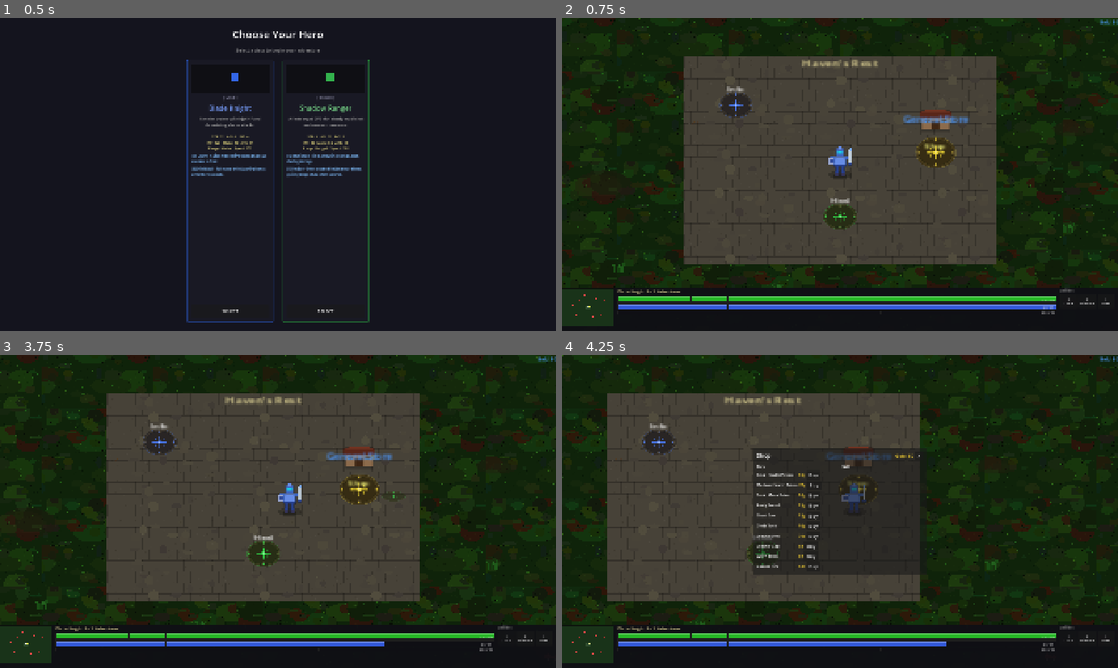
Above: before the commit, frames 1-4 (two rows, left to right).
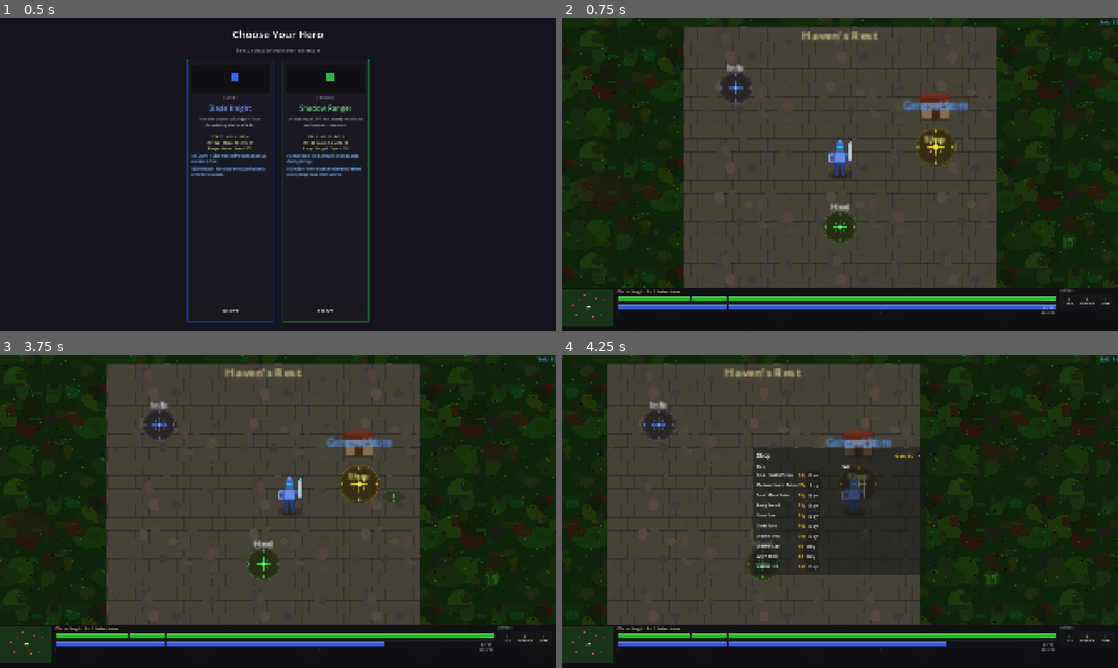
Above: after the commit, the same moments.

Repository: slxny/legends-open-rpg
Game: Godot game, scene res://scenes/main.tscn
Same seed, same stepped clock (60 frames per second), same inputs: the game is played once before the commit and once after it.
Inputs (mouse positions are in pixels of both pictures, inside the frame that each line leads up to):
- Up to frame 1 (0.5 s): no input
- Up to frame 2 (0.75 s): click "SELECT" at 0.5 s
- Up to frame 3 (3.75 s): click "Q Cleave" at 1.25 s; click "E Shield Wall" at 2 s; click "I Items" at 2.75 s; tap Enter at 3.5 s; move the mouse to (400, 495) at 3.52 s; hold D (move_right) from 3.53 s (still down); hold Q (ability_1) from 3.53 s (still down); click (400, 495) at 3.67 s
- Up to frame 4 (4.25 s): keep holding D (move_right); keep holding Q (ability_1)

Frame 1 is identical in both runs. In frame 2, 16% of the frame differs, in the area x 0-100%, y 0-87%; in frame 3, 16%; in frame 4, 15%.

Commit message:
Fix mouse targeting and replace target line with circle indicator
- Fix camera zoom from asymmetric Vector2(3.0, 2.4) to uniform Vector2(3.0, 3.0)
  to resolve mouse position getting stuck/misaligned in the center of the screen
- Remove the red Line2D targeting line drawn between player and enemy
- Keep the existing red selection circle underneath the targeted enemy as the
  sole targeting indicator

https://claude.ai/code/session_01Dfh27BWG9Vw5HJZPhEGQWV

Diff:
--- a/scenes/player/player.gd
+++ b/scenes/player/player.gd
@@ -201,7 +201,6 @@
 			enemy_sprite.modulate = Color.WHITE
 	_selected_enemy = null
 	_destroy_selection_circle()
-	_destroy_target_line()
 
 func _create_selection_circle() -> void:
 	_destroy_selection_circle()
@@ -269,14 +268,6 @@
 		spark_tween.set_parallel(false)
 		spark_tween.tween_callback(spark.queue_free)
 
-# Targeting line drawn between player and selected enemy
-var _target_line: Line2D = null
-
-func _destroy_target_line() -> void:
-	if _target_line and is_instance_valid(_target_line):
-		_target_line.queue_free()
-	_target_line = null
-
 func _update_selection_circle() -> void:
 	# Clean up if enemy is dead/invalid
 	if is_instance_valid(_selected_enemy) and _selected_enemy.get("_is_dead"):
@@ -285,28 +276,11 @@
 
 	if not is_instance_valid(_selected_enemy):
 		_destroy_selection_circle()
-		_destroy_target_line()
 		return
 
-	# Update selection circle position
+	# Update selection circle position under the targeted enemy
 	if _selection_circle and is_instance_valid(_selection_circle):
 		_selection_circle.global_position = _selected_enemy.global_position
-
-	# Update or create targeting line
-	if not _target_line or not is_instance_valid(_target_line):
-		_target_line = Line2D.new()
-		_target_line.width = 1.0
-		_target_line.default_color = Color(1.0, 0.3, 0.2, 0.3)
-		_target_line.z_index = -1
-		# Dashed look via gradient
-		var grad = Gradient.new()
-		grad.set_color(0, Color(1.0, 0.3, 0.2, 0.4))
-		grad.set_color(1, Color(1.0, 0.3, 0.2, 0.4))
-		_target_line.gradient = grad
-		get_tree().current_scene.add_child(_target_line)
-	_target_line.clear_points()
-	_target_line.add_point(global_position)
-	_target_line.add_point(_selected_enemy.global_position)
 
 func _get_clickable_at_mouse() -> Node2D:
 	var mouse_pos = get_global_mouse_position()
--- a/scenes/player/player.tscn
+++ b/scenes/player/player.tscn
@@ -46,7 +46,7 @@
 autostart = true
 
 [node name="Camera2D" type="Camera2D" parent="."]
-zoom = Vector2(3.0, 2.4)
+zoom = Vector2(3.0, 3.0)
 position_smoothing_enabled = true
 position_smoothing_speed = 8.0
 
